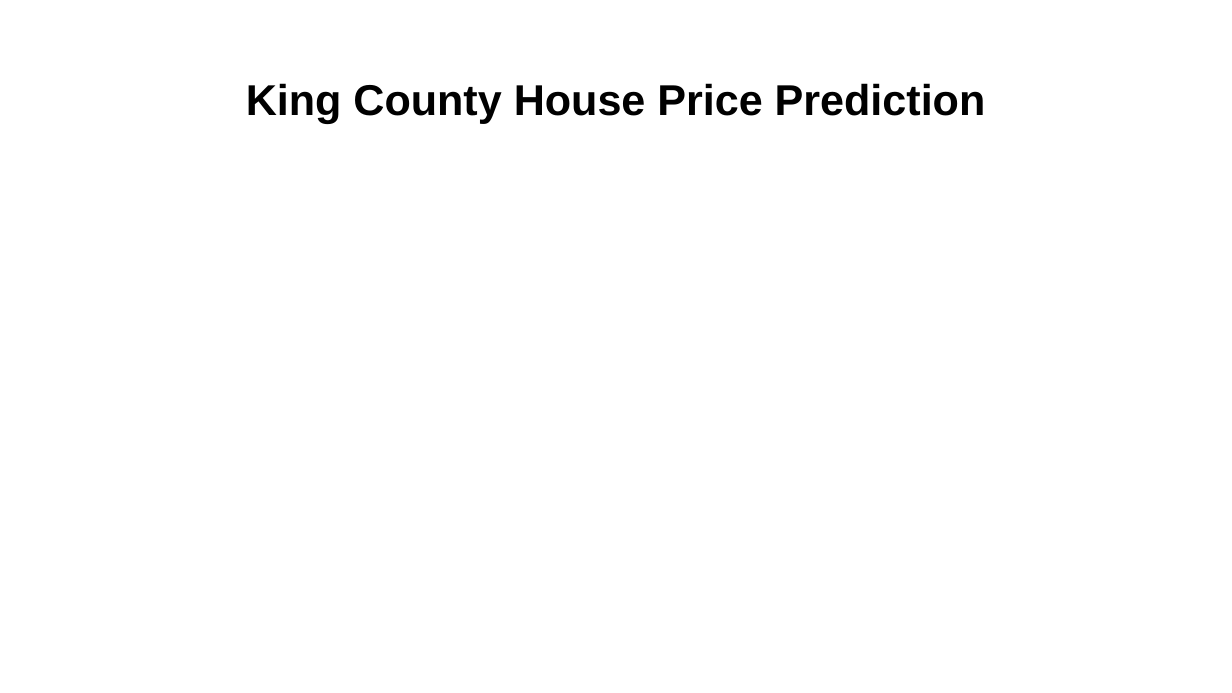
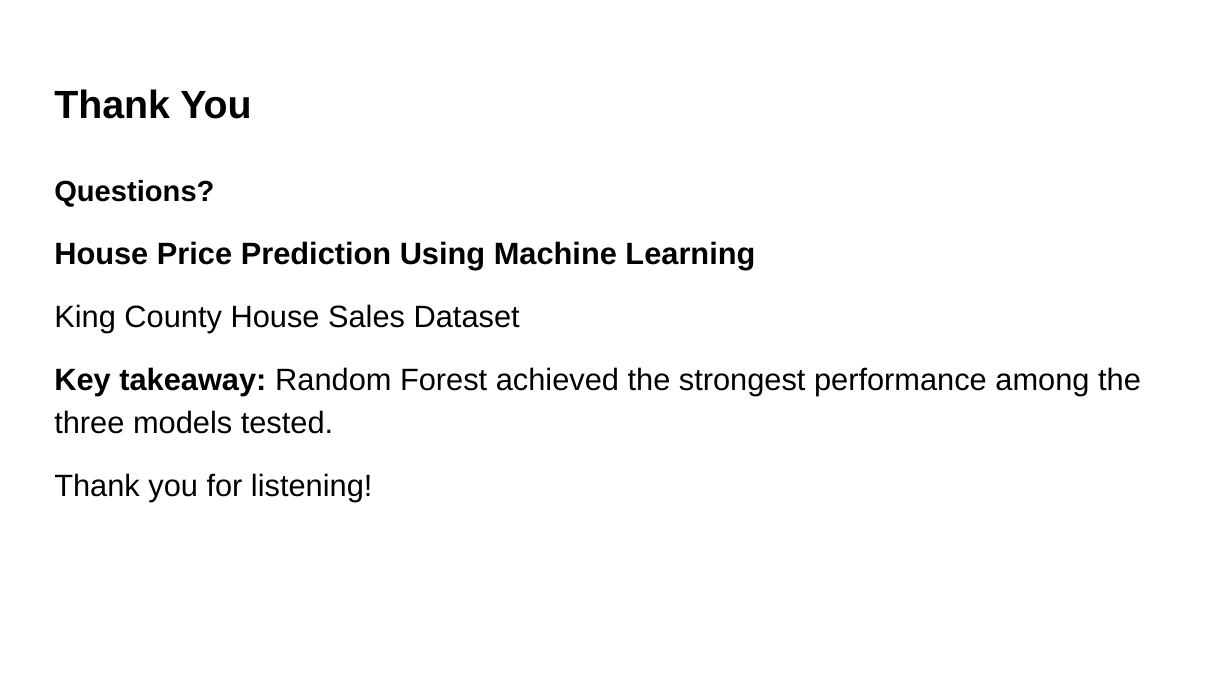
Before and after one commit to abbieRU/ds-october-2026-week1, a slide deck: slide 12 of presentation/slides.pptx (slide 1 before the commit). Drawn at 1232x693 pixels with LibreOffice and Linux fonts; fonts in the diff are those of the drawing; background and template pictures are left out. Boxes give left, top, right and bottom in pixels: in the first picture for what was removed or moved away, otherwise in the second. Text is boxed around its words. In the diff, an @@ line names an element or a change of style, - is before the commit and + after.

```diff
--- a/presentation/slides.pptx
+++ b/presentation/slides.pptx
@@ title at [54,89,251,119]: text changed; size 25.2 to 23 pt @@
-King County House Price Prediction
+Thank You
@@ text added at [54,180,1141,501], 18 pt, text #000000 @@
+Questions?
+House Price Prediction Using Machine Learning
+King County House Sales Dataset
+Key takeaway: Random Forest achieved the strongest performance among the three models tested.
+Thank you for listening!
```
Also in this commit, not shown: 11 slides added, 6 slides removed, 1 other file.
